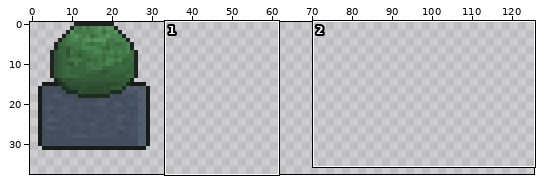
Edited in one commit: sprite sheet (stadtmobiliar.png). The first picture is a wide view before the edit; the outline marks the close-up.
Close-up. Before the commit:
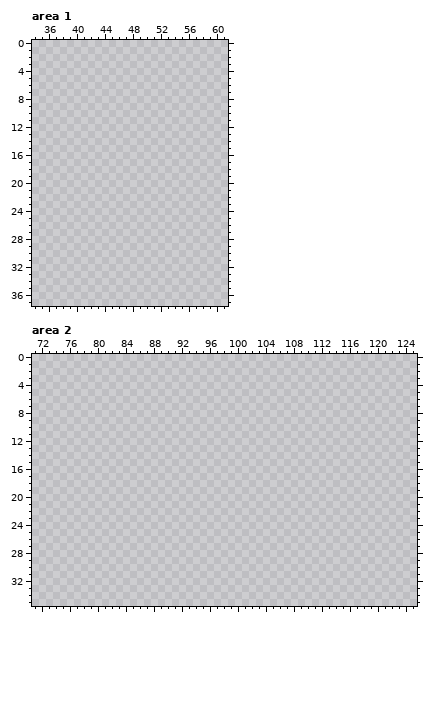
The file is 320x320 pixels. Colours within 5 levels of each other are drawn and written as one. Shown: area 1: x 34..61, y 0..37; area 2: x 71..125, y 0..35. The wide view leaves out empty margins.
The result:
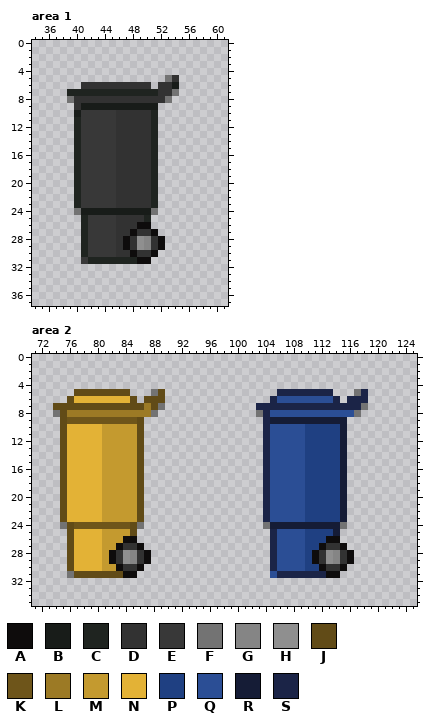
Palette (. is transparent): A #0e0c0c  B #181c19  C #1f2420  D #323232  E #383838  F #737373  G #858585  H #8f8f8f  J #614b17  K #6e551a  L #9c7a25  M #c49a2f  N #e3b236  P #1f4082  Q #2b4e95  R #151c36  S #1b2447
Change:
--- area 1
@@ x 34..61 @@
  4 ............................
- 5 ............................
- 6 ............................
- 7 ............................
- 8 ............................
- 9 ............................
-10 ............................
-11 ............................
-12 ............................
-13 ............................
-14 ............................
-15 ............................
-16 ............................
-17 ............................
-18 ............................
-19 ............................
-20 ............................
-21 ............................
-22 ............................
-23 ............................
-24 ............................
-25 ............................
-26 ............................
-27 ............................
-28 ............................
-29 ............................
-30 ............................
-31 ............................
+ 5 ...................FD.......
+ 6 .......DDDDDDDDDD.DDB.......
+ 7 .....CCCCCCCCCCCCCDDF.......
+ 8 .....FDDDDDDDDDDDDDF........
+ 9 ......DBBBBBBBBBBB..........
+10 ......BEEEEEDDDDDC..........
+11 ......CEEEEEDDDDDC..........
+12 ......CEEEEEDDDDDC..........
+13 ......CEEEEEDDDDDC..........
+14 ......CEEEEEDDDDDC..........
+15 ......CEEEEEDDDDDC..........
+16 ......CEEEEEDDDDDC..........
+17 ......CEEEEEDDDDDC..........
+18 ......CEEEEEDDDDDC..........
+19 ......CEEEEEDDDDDC..........
+20 ......CEEEEEDDDDDC..........
+21 ......CEEEEEDDDDDC..........
+22 ......CEEEEEDDDDDC..........
+23 ......CEEEEEDDDDDC..........
+24 ......FBBBBBBBBBBF..........
+25 .......CEEEEDDDDC...........
+26 .......CEEEEDDDAA...........
+27 .......CEEEEDDADDA..........
+28 .......CEEEEDADHGDA.........
+29 .......CEEEEDADHGDA.........
+30 .......CEEEEDDADDA..........
+31 .......ECCCCCCCAA...........
 32 ............................
--- area 2
@@ x 71..125 @@
  4 .......................................................
- 5 .......................................................
- 6 .......................................................
- 7 .......................................................
- 8 .......................................................
- 9 .......................................................
-10 .......................................................
-11 .......................................................
-12 .......................................................
-13 .......................................................
-14 .......................................................
-15 .......................................................
-16 .......................................................
-17 .......................................................
-18 .......................................................
-19 .......................................................
-20 .......................................................
-21 .......................................................
-22 .......................................................
-23 .......................................................
-24 .......................................................
-25 .......................................................
-26 .......................................................
-27 .......................................................
-28 .......................................................
-29 .......................................................
-30 .......................................................
-31 .......................................................
+ 5 ......JJJJJJJJ...FJ................SSSSSSSS...FS.......
+ 6 .....JNNNNNNNNJ.JJJ...............SQQQQQQQQS.SSS.......
+ 7 ...JJJJJJJJJJJJJLJF.............SSSSSSSSSSSSSSSF.......
+ 8 ...FJLLLLLLLLLLLLF..............FSQQQQQQQQQQQQF........
+ 9 ....JKKKKKKKKKKJ.................SRRRRRRRRRRR..........
+10 ....JNNNNNMMMMMJ.................SQQQQQPPPPPR..........
+11 ....JNNNNNMMMMMJ.................SQQQQQPPPPPR..........
+12 ....JNNNNNMMMMMJ.................SQQQQQPPPPPR..........
+13 ....JNNNNNMMMMMJ.................SQQQQQPPPPPR..........
+14 ....JNNNNNMMMMMJ.................SQQQQQPPPPPR..........
+15 ....JNNNNNMMMMMJ.................SQQQQQPPPPPR..........
+16 ....JNNNNNMMMMMJ.................SQQQQQPPPPPR..........
+17 ....JNNNNNMMMMMJ.................SQQQQQPPPPPR..........
+18 ....JNNNNNMMMMMJ.................SQQQQQPPPPPR..........
+19 ....JNNNNNMMMMMJ.................SQQQQQPPPPPR..........
+20 ....JNNNNNMMMMMJ.................SQQQQQPPPPPR..........
+21 ....JNNNNNMMMMMJ.................SQQQQQPPPPPR..........
+22 ....JNNNNNMMMMMJ.................SQQQQQPPPPPR..........
+23 ....JNNNNNMMMMMJ.................SQQQQQPPPPPR..........
+24 ....FJKKKKKKKKJF.................FRRRRRRRRRRF..........
+25 .....JNNNNMMMMJ...................SQQQQPPPPR...........
+26 .....JNNNNMMMAA...................SQQQQPPPAA...........
+27 .....JNNNNMMADDA..................SQQQQPPADDA..........
+28 .....JNNNNMADHGDA.................SQQQQPADHGDA.........
+29 .....JNNNNMADHGDA.................SQQQQPADHGDA.........
+30 .....JNNNNMMADDA..................SQQQQPPADDA..........
+31 .....FJJJJJJJAA...................QSSSSSSSAA...........
 32 .......................................................
Pixel boxes of the changes (left, top, right, bottom) in both close-ups:
added: (67, 75, 179, 264)
added: (53, 389, 165, 578)
added: (256, 389, 368, 578)
